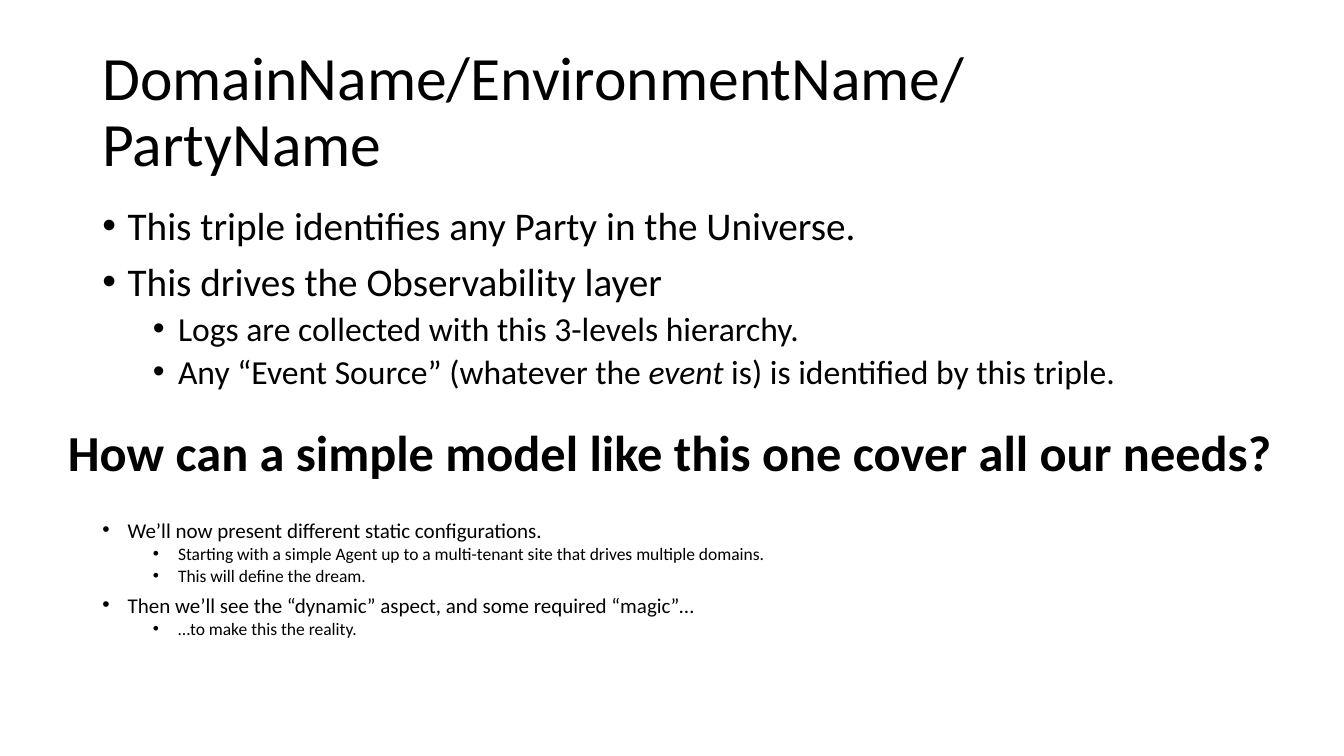
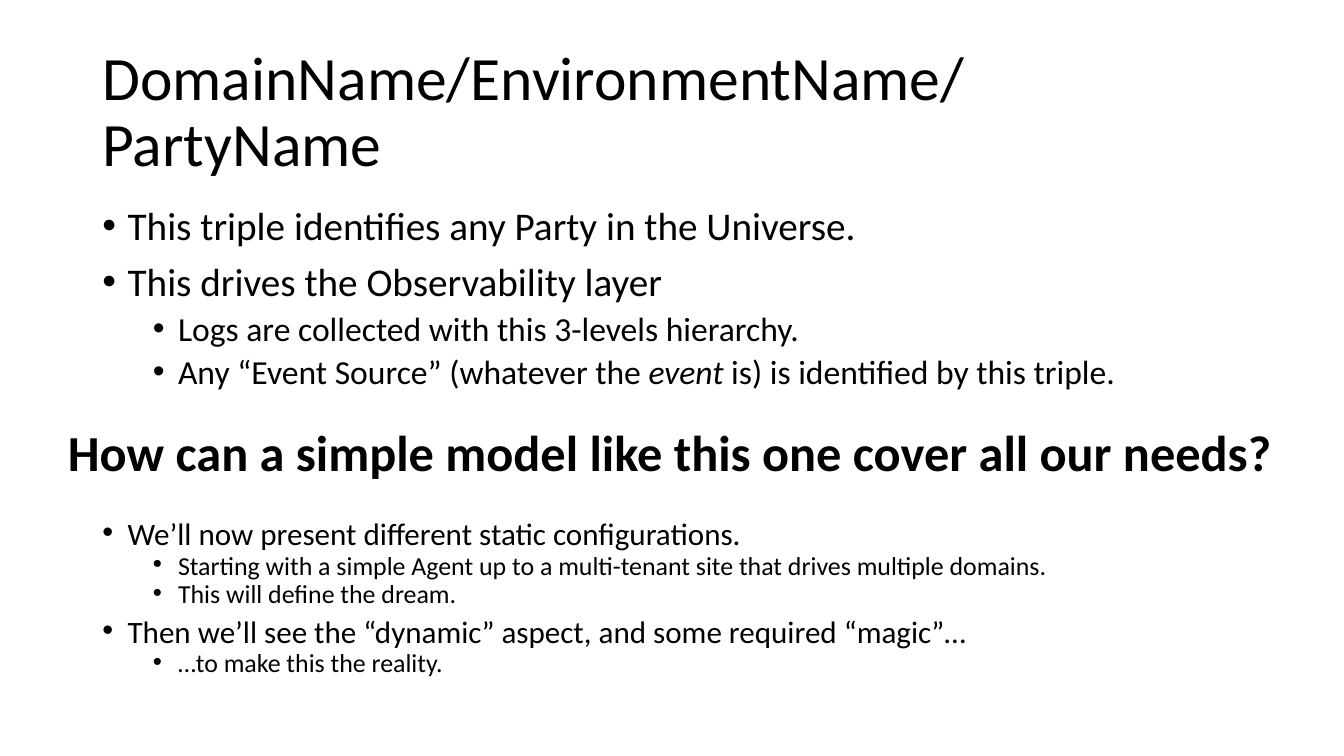
Before and after one commit to signature-opensource/CK-AppIdentity-Transport, a slide deck: slide 4 of Doc/CK-AppIdentity.pptx. Drawn at 1344x756 pixels with LibreOffice and Linux fonts; fonts in the diff are those of the drawing. Boxes give left, top, right and bottom in pixels: in the first picture for what was removed or moved away, otherwise in the second. Text is boxed around its words. In the diff, an @@ line names an element or a change of style, - is before the commit and + after.

```diff
--- a/Doc/CK-AppIdentity.pptx
+++ b/Doc/CK-AppIdentity.pptx
@@ text "We’ll now present different static ..." at (128, 523, 1046, 677): size 15 to 22.2 pt in "We’ll now present different static configurations.", "Then we’ll see the “dynamic” aspect, and ..."; size 12.5 to 18.5 pt in "Starting with a simple Agent up to ...", "This will define the dream.", "…to make this the reality." @@
```
Also in this commit, not shown: 13 other slides changed, 2 slides added, 19 other files.
